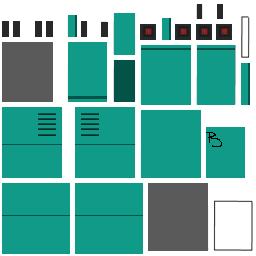
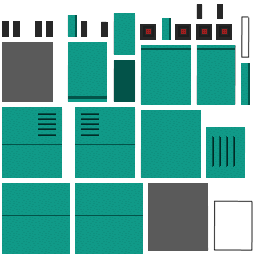
Layer changes from the first 256x256 image to the second:
painted on "Layer" over [2, 13, 248, 254]
